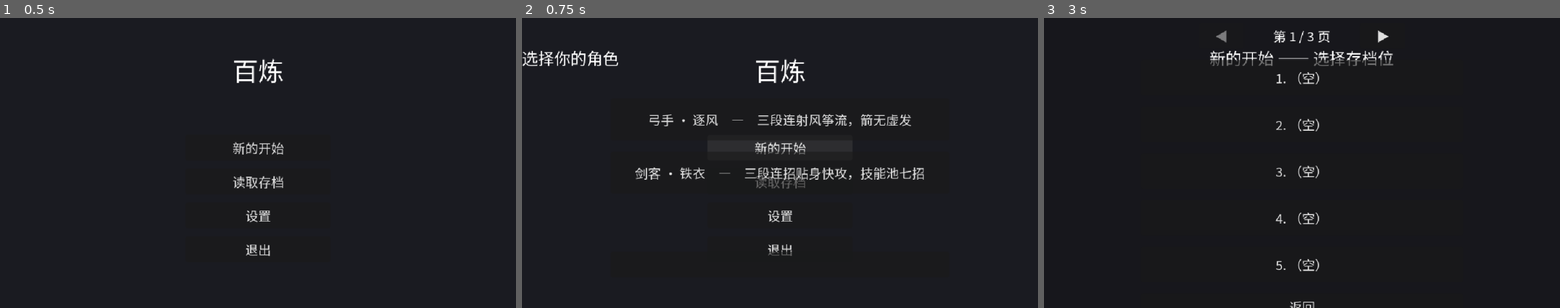
Above: before the commit, frames 1-3 (left to right).
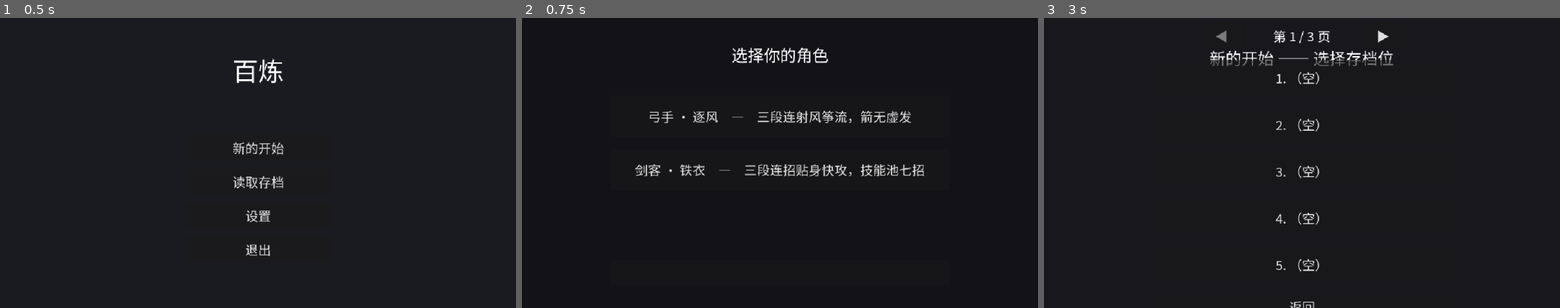
Above: after the commit, the same moments.

Repository: aachean/bailian
Game: Godot game, scene res://scenes/ui/main_menu.tscn
The game is run twice, just before and just after one commit, with the same random seed, the same clock (stepped at 60 frames per second) and the same inputs.
Inputs (mouse positions are in pixels of both pictures, inside the frame that each line leads up to; where the layout moved, square brackets give the same spot in the first picture):
- Up to frame 1 (0.5 s): no input
- Up to frame 2 (0.75 s): click "新的开始" at 0.5 s
- Up to frame 3 (3 s): click (1302, 273) [1302, 264] at 1.25 s; click "新的开始" at 2 s; click "弓手 · 逐风 — 三段连射风筝流，箭无虚发" at 2.75 s

Frame 1 is identical in both runs. In frame 2, 5.0% of the frame differs, in the area x 0-78%, y 10-82%; in frame 3, nothing differs.

Commit message:
fix(char): 黑盒反馈四连修 —— 选人页布局 / 逐风弓 / 存档列表角色名 / 弓技能命名与初始技能

Diff:
--- a/data/characters/archer.tres
+++ b/data/characters/archer.tres
@@ -8,5 +8,6 @@
 name_key = &"CHAR_ARCHER"
 desc_key = &"CHAR_ARCHER_DESC"
 body_color = Color(0.25, 0.62, 0.5, 1)
+starting_weapon = "res://data/items/wind_bow.tres"
 combo = Array[String](["res://data/skills/bow_1.tres", "res://data/skills/bow_2.tres", "res://data/skills/bow_3.tres"])
 skills = Array[String](["res://data/skills/quick_shot.tres", "res://data/skills/heavy_bolt.tres", "res://data/skills/sky_pierce.tres"])
--- a/data/characters/swordsman.tres
+++ b/data/characters/swordsman.tres
@@ -8,5 +8,6 @@
 name_key = &"CHAR_SWORDSMAN"
 desc_key = &"CHAR_SWORDSMAN_DESC"
 body_color = Color(0.847, 0.353, 0.188, 1)
+starting_weapon = "res://data/items/iron_sword.tres"
 combo = Array[String](["res://data/skills/attack_1.tres", "res://data/skills/attack_2.tres", "res://data/skills/attack_3.tres"])
 skills = Array[String](["res://data/skills/whirl.tres", "res://data/skills/thrust.tres", "res://data/skills/ironwall.tres", "res://data/skills/sword_wave.tres", "res://data/skills/quake.tres", "res://data/skills/breathe.tres", "res://data/skills/upcut.tres"])
--- a/data/i18n/ui.csv
+++ b/data/i18n/ui.csv
@@ -150,3 +150,10 @@
 CHAR_SWORDSMAN_DESC,"三段连招贴身快攻，技能池七招","Melee combo, 7 skills"
 CHAR_ARCHER,"弓手 · 逐风","Archer"
 CHAR_ARCHER_DESC,"三段连射风筝流，箭无虚发","Ranged volleys, keep your distance"
+ITEM_WIND_BOW,"逐风弓","Wind Bow"
+SKILL_BOW_1,"连射·一","Salvo I"
+SKILL_BOW_2,"连射·二","Salvo II"
+SKILL_BOW_3,"贯日","Sunshot"
+SKILL_QUICK_SHOT,"疾风连珠","Gale Burst"
+SKILL_HEAVY_BOLT,"碎甲重矢","Armor Splitter"
+SKILL_SKY_PIERCE,"穿云箭","Sky Piercer"
--- /dev/null
+++ b/data/items/wind_bow.tres
@@ -0,0 +1,12 @@
+[gd_resource type="Resource" script_class="ItemData" load_steps=2 format=3]
+
+[ext_resource type="Script" path="res://scripts/core/item_data.gd" id="1_data"]
+
+[resource]
+script = ExtResource("1_data")
+id = &"wind_bow"
+name_key = &"ITEM_WIND_BOW"
+slot = 0
+tier = 1
+atk_bonus = 0.15
+gold_price = 40
--- a/data/skills/bow_1.tres
+++ b/data/skills/bow_1.tres
@@ -6,6 +6,7 @@
 [resource]
 script = ExtResource("1_skill")
 id = &"bow_1"
+name_key = &"SKILL_BOW_1"
 display_name = "连射·一"
 kind = 0
 startup_frames = 7
--- a/data/skills/bow_2.tres
+++ b/data/skills/bow_2.tres
@@ -6,6 +6,7 @@
 [resource]
 script = ExtResource("1_skill")
 id = &"bow_2"
+name_key = &"SKILL_BOW_2"
 display_name = "连射·二"
 kind = 0
 startup_frames = 7
--- a/data/skills/bow_3.tres
+++ b/data/skills/bow_3.tres
@@ -6,6 +6,7 @@
 [resource]
 script = ExtResource("1_skill")
 id = &"bow_3"
+name_key = &"SKILL_BOW_3"
 display_name = "贯日"
 kind = 0
 startup_frames = 7
--- a/data/skills/heavy_bolt.tres
+++ b/data/skills/heavy_bolt.tres
@@ -6,6 +6,7 @@
 [resource]
 script = ExtResource("1_skill")
 id = &"heavy_bolt"
+name_key = &"SKILL_HEAVY_BOLT"
 display_name = "碎甲重矢"
 kind = 0
 startup_frames = 7
--- a/data/skills/quick_shot.tres
+++ b/data/skills/quick_shot.tres
@@ -6,6 +6,7 @@
 [resource]
 script = ExtResource("1_skill")
 id = &"quick_shot"
+name_key = &"SKILL_QUICK_SHOT"
 display_name = "疾风连珠"
 kind = 0
 startup_frames = 7
@@ -23,7 +24,7 @@
 lunge_decay_frames = 1
 cooldown_frames = 40
 mp_cost = 10
-unlock_level = 5
+unlock_level = 1
 projectile_scene = ExtResource("2_arrow")
 projectile_speed = 500.0
 projectile_life = 1.0
--- a/data/skills/sky_pierce.tres
+++ b/data/skills/sky_pierce.tres
@@ -6,6 +6,7 @@
 [resource]
 script = ExtResource("1_skill")
 id = &"sky_pierce"
+name_key = &"SKILL_SKY_PIERCE"
 display_name = "穿云箭"
 kind = 0
 startup_frames = 7
--- a/scripts/characters/player.gd
+++ b/scripts/characters/player.gd
@@ -172,6 +172,8 @@
 	PlayerState.shards = int(d.get("shards", PlayerState.shards))
 	# 元宝同理只住 PlayerState（增量 12 起有这个字段；旧快照读不到就保持原值）
 	PlayerState.gold = int(d.get("gold", PlayerState.gold))
+	# 角色同理 —— 快照里没有就保持原值（老快照兼容）
+	PlayerState.character_id = str(d.get("character_id", PlayerState.character_id))
 	PlayerState.level = level
 	PlayerState.exp = exp_pts
 	# 装备栏 / 背包 / 强化表也在快照里，先摆回 PlayerState 再算属性。
--- a/scripts/core/character_data.gd
+++ b/scripts/core/character_data.gd
@@ -22,6 +22,11 @@
 @export_group("外观（色块美学 v1）")
 ## 身体主色。脸是固定的白 —— 只换衣服颜色，轮廓不变，一眼「同一个人的两个流派」
 @export var body_color: Color = Color(0.847, 0.353, 0.188)
+
+@export_group("初始装备（res:// 路径）")
+## 初始武器。老铁匠的见面礼按它发货（对话 give_item 写的是剑客的铁剑，
+## dialogue_box 发奖时按当前角色换成这里这份）—— 弓手不该背着铁剑出门
+@export var starting_weapon: String = ""
 
 @export_group("战斗数据（res:// 路径）")
 ## 普攻连招：J 一下接一下的那几段，按顺序
--- a/scripts/core/stage.gd
+++ b/scripts/core/stage.gd
@@ -487,6 +487,7 @@
 			"spawn_y": sp.y,
 			"shards": PlayerState.shards,
 			"gold": PlayerState.gold,
+		"character_id": PlayerState.character_id,
 			"level": int(player.get("level")),
 			"exp": int(player.get("exp_pts")),
 			"mp": int(player.get("mp")),
--- a/scripts/ui/dialogue_box.gd
+++ b/scripts/ui/dialogue_box.gd
@@ -136,7 +136,16 @@
 		return
 	# add_item 返回的是**实例 uid**（空串 = 不是装备）。这里只关心成没成功，
 	# 所以判空串而不是拿它当 bool —— 别指望 GDScript 替你隐式转换
-	if not PlayerState.add_item(d.give_item).is_empty():
+	# 初始武器按角色发货：give_item 写的是剑客的铁剑（第一个角色的历史遗留），
+	# 弓手来领礼就该领到弓 —— 路径匹配任一角色的初始武器时，换成当前角色那份
+	var gift := d.give_item
+	for c in CharacterData.all():
+		if c.starting_weapon == gift and String(c.id) != PlayerState.character_id:
+			var mine := CharacterData.by_id(StringName(PlayerState.character_id))
+			if mine != null and not mine.starting_weapon.is_empty():
+				gift = mine.starting_weapon
+			break
+	if not PlayerState.add_item(gift).is_empty():
 		PlayerState.set_flag(d.flag)
 
 
--- a/scripts/ui/main_menu.gd
+++ b/scripts/ui/main_menu.gd
@@ -199,9 +199,15 @@
 	# 拿它判会把「能读的档」误报成「进度要重来」
 	var stale := SaveManager.slot_version(slot) < SaveManager.STRUCTURE_VERSION
 	var tail := tr("UI_SLOT_OLD") if stale else place
+	# 这档玩的是谁（2026-09-15 黑盒反馈：读档列表看不出哪档是弓手）
+	var cid := str(player.get("character_id", ""))
+	var who := ""
+	var cd := CharacterData.by_id(StringName(cid))
+	if cd != null:
+		who = tr(cd.name_key) + "　"
 	# 摘要里不再写「武器 Lv.N」—— 强化改成逐件之后，那个全局等级不存在了
-	return "%d. %s　%s ×%d　%s Lv.%d" % [
-		index, tail, tr("HUD_SHARD"), shards, tr("PANEL_LEVEL"), level]
+	return "%d. %s%s　%s ×%d　%s Lv.%d" % [
+		index, who, tail, tr("HUD_SHARD"), shards, tr("PANEL_LEVEL"), level]
 
 
 # ── 选人页（M4：新的开始先选角色）────────────────────────────
@@ -213,30 +219,37 @@
 
 
 ## 选人页：暗底 + 标题 + 每个角色一颗按钮（名字 + 一句话介绍）。
-## 角色列表来自 CharacterData.all() —— 加角色 = 加 .tres，这页自己长
+## 角色列表来自 CharacterData.all() —— 加角色 = 加 .tres，这页自己长。
+##
+## ── 布局用显式坐标，不用锚点 ──────────────────────────────────
+## 黑盒反馈：第一版标题和按钮全跟主菜单叠在一起 —— 当时依赖
+## set_anchors_preset 铺满/居中，控件加进树之前设的锚点没按预期铺开，
+## 暗底尺寸为 0 等于没遮。HUD 那次的教训在这里又应验一遍：
+## **全屏遮罩一律显式 position + size**。
+## 另外打开本页时把主菜单的标题与按钮区**藏起来** —— 叠着就是两层界面。
 func _build_character_page() -> void:
 	_char_page = Control.new()
 	_char_page.visible = false
+	_char_page.position = Vector2.ZERO
+	_char_page.size = Vector2(640, 360)
 	add_child(_char_page)
 
 	var dim := ColorRect.new()
-	dim.set_anchors_preset(Control.PRESET_FULL_RECT)
-	dim.color = Color(0.09, 0.09, 0.11, 1)
+	dim.position = Vector2.ZERO
+	dim.size = Vector2(640, 360)
+	dim.color = Color(0.07, 0.07, 0.09, 1)
 	_char_page.add_child(dim)
 
 	_char_title = Label.new()
-	_char_title.set_anchors_preset(Control.PRESET_TOP_WIDE)
-	_char_title.offset_top = 34.0
-	_char_title.offset_bottom = 66.0
+	_char_title.position = Vector2(0, 30)
+	_char_title.size = Vector2(640, 40)
 	_char_title.add_theme_font_size_override("font_size", 20)
 	_char_title.horizontal_alignment = HORIZONTAL_ALIGNMENT_CENTER
 	_char_page.add_child(_char_title)
 
 	var box := VBoxContainer.new()
-	box.set_anchors_preset(Control.PRESET_CENTER)
-	box.custom_minimum_size = Vector2(420, 0)
-	box.position = Vector2(110, 100)
-	box.size = Vector2(420, 160)
+	box.position = Vector2(110, 96)
+	box.size = Vector2(420, 170)
 	box.add_theme_constant_override("separation", 14)
 	_char_page.add_child(box)
 
@@ -249,7 +262,7 @@
 
 	var back := Button.new()
 	back.custom_minimum_size = Vector2(420, 32)
-	back.position = Vector2(110, 290)
+	back.position = Vector2(110, 300)
 	back.size = Vector2(420, 32)
 	back.pressed.connect(_on_back_from_chars)
 	_char_page.add_child(back)
@@ -258,10 +271,15 @@
 
 func _on_back_from_chars() -> void:
 	_char_page.visible = false
-
-
-## 选人页的文字在打开时刷（角色列表是启动时建死的，数量不会中途变）
+	_title.visible = true
+	$Panel.visible = true
+
+
+## 选人页的文字在打开时刷（角色列表是启动时建死的，数量不会中途变）。
+## 打开时**把主菜单的标题与按钮区藏起来** —— 两层界面叠着就是事故（黑盒反馈）
 func _open_character_page() -> void:
+	_title.visible = false
+	$Panel.visible = false
 	_char_title.text = tr("UI_CHAR_TITLE")
 	var all := CharacterData.all()
 	for i in _char_btns.size():
@@ -308,6 +326,8 @@
 func _close_slots() -> void:
 	_slots.visible = false
 	_confirm.visible = false
+	_title.visible = true
+	$Panel.visible = true
 
 
 func _on_prev_page() -> void:
Binary file changed: data/i18n/ui.en.translation
Binary file changed: data/i18n/ui.zh_CN.translation
